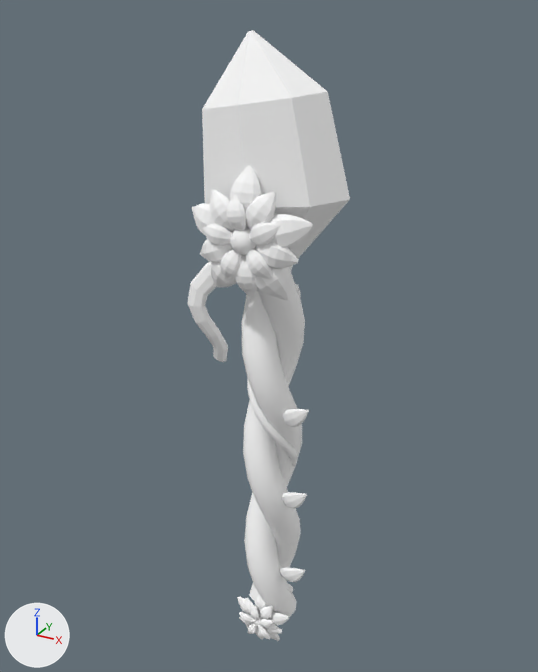
Before and after pictures for a commit that changed the OBJ model src/main/resources/assets/sunlit_journal_core/models/fantasy/black_rose/shovel.obj.
The view is the same before and after, from a 50 mm lens placed at (0.979, -1.385, 0.988), pointed at (0.487, -0.49, 0.541). The axes (+X, +Y, +Z) are drawn at lower left. The lights are the same throughout. The older version comes first. Where no turn or scale is listed for an object, it has been applied to the vertices. Vertices at exactly the same position are counted once.

The first picture shows 'shovel'.
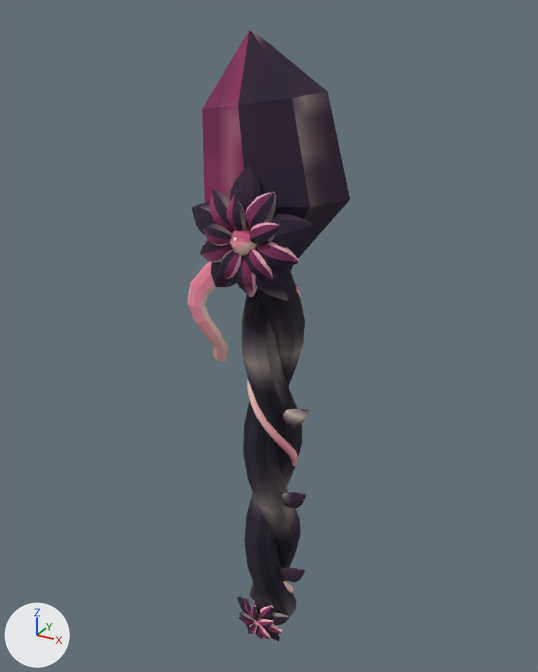
Changed parts and their boxes [x1, y1, x2, y2] in the pictures (538 x 672 px):
'shovel', surface changed (darker)
    both: [187, 30, 350, 641]

The change, as a list of edits to the scene's bpy script:
```text
Add img_light:
    img_light = load_image('light', '../../../textures/item/fantasy_materials/black_rose/light.png', 64, 64, 'sRGB')
Add img_main:
    img_main = load_image('main', '../../../textures/item/fantasy_materials/black_rose/main.png', 64, 64, 'sRGB')
Add img_edge:
    img_edge = load_image('edge', '../../../textures/item/fantasy_materials/black_rose/edge.png', 64, 64, 'sRGB')
Add img_accent:
    img_accent = load_image('accent', '../../../textures/item/fantasy_materials/black_rose/accent.png', 16, 16, 'sRGB')
Add img_shade:
    img_shade = load_image('shade', '../../../textures/item/fantasy_materials/black_rose/shade.png', 64, 64, 'sRGB')
Add img_grip:
    img_grip = load_image('grip', '../../../textures/item/fantasy_materials/black_rose/grip.png', 32, 32, 'sRGB')
Add img_grip_shade:
    img_grip_shade = load_image('grip_shade', '../../../textures/item/fantasy_materials/black_rose/grip_shade.png', 32, 32, 'sRGB')
Change mat_grip_shade:
    mat_grip_shade.texture: img_fantasy_white -> img_grip_shade
Change mat_grip:
    mat_grip.texture: img_fantasy_white -> img_grip
Change mat_shade:
    mat_shade.texture: img_fantasy_white -> img_shade
Change mat_accent:
    mat_accent.texture: img_fantasy_white -> img_accent
Change mat_edge:
    mat_edge.texture: img_fantasy_white -> img_edge
Change mat_main:
    mat_main.texture: img_fantasy_white -> img_main
Change mat_light:
    mat_light.texture: img_fantasy_white -> img_light
Change me_shovel:
    where me_shovel.from_pydata(...)  # 3218 vertices, 6260 faces; spans x 0.388..0.612, y -0.598..-0.429, z -0.002..0.963
    used by ob_shovel; location = (0.0, 0.0, 0.0)
    me_shovel part 1: texture (UV) coordinates of 6260 of 6260 faces, centred in x 0.394..0.59, y -0.597..-0.439, z -0.001..0.963, changed; they spanned u 0.5..0.5, v 0.5..0.5 and now span u 0.0..1.0, v 0.0..1.0
```
